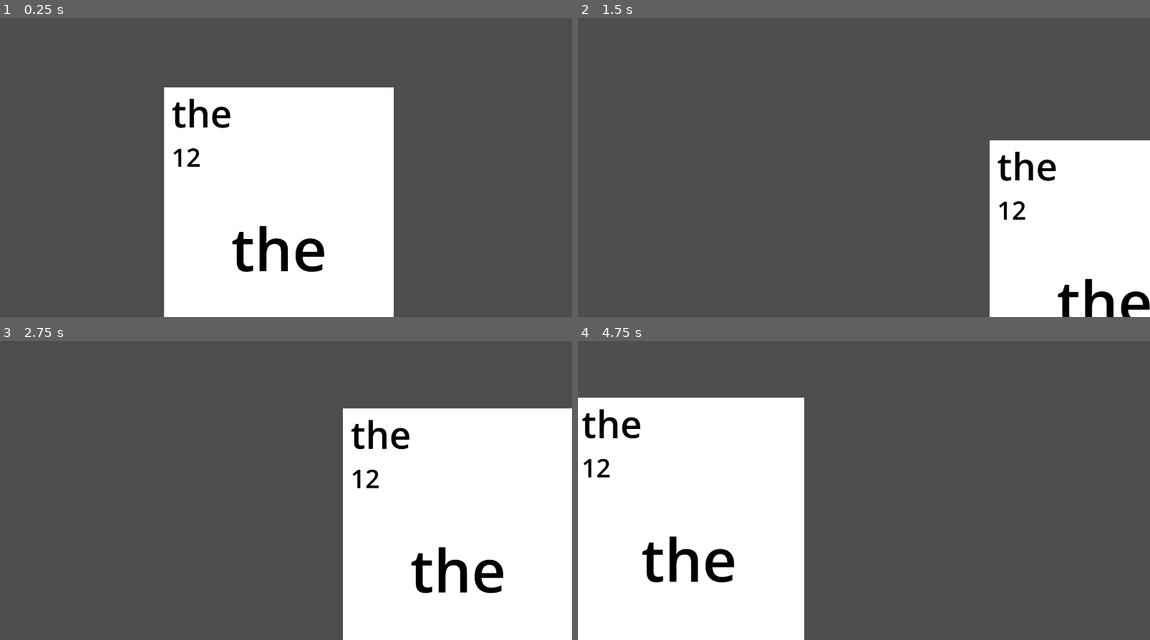
Above: before the commit, frames 1-4 (two rows, left to right).
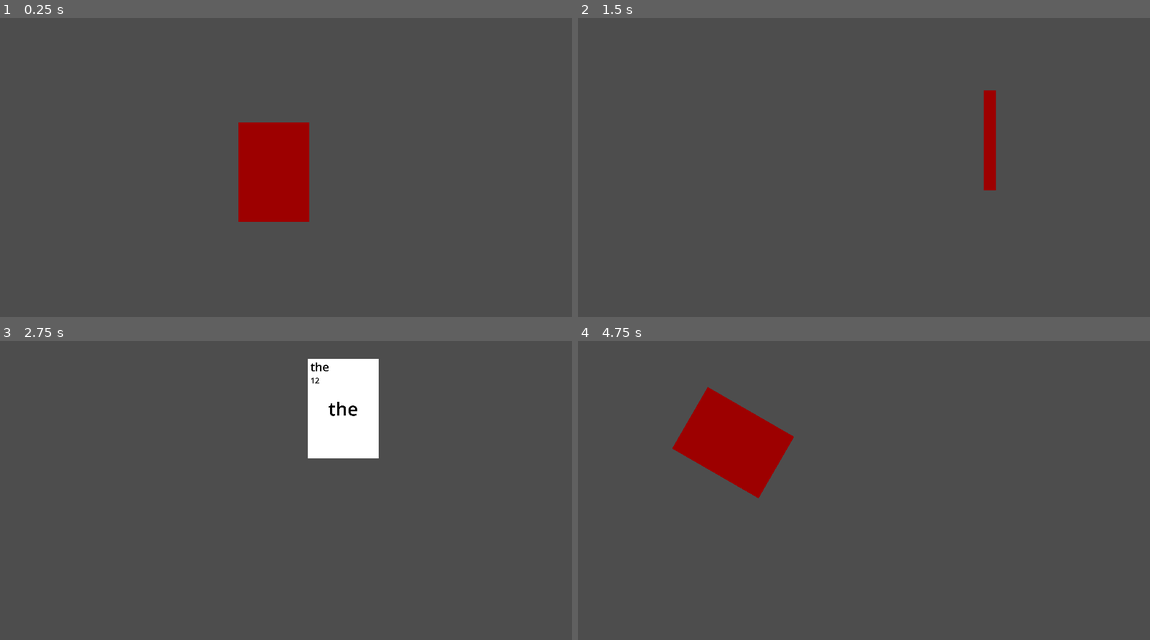
Above: after the commit, the same moments.

Repository: emrysshevek/word-smith
Game: Godot game, scene res://test.tscn
Same seed, same stepped clock (60 frames per second), same inputs: the game is played once before the commit and once after it.
Inputs (mouse positions are in pixels of both pictures, inside the frame that each line leads up to):
- Up to frame 1 (0.25 s): no input
- Up to frame 2 (1.5 s): tap Enter at 0.5 s; move the mouse to (989, 140) at 0.52 s; click (989, 140) at 0.6 s; right-click (989, 140) at 0.8 s; move the mouse to (749, 173) at 1.27 s; right-click (749, 173) at 1.35 s
- Up to frame 3 (2.75 s): click (171, 496) at 1.55 s; move the mouse to (343, 409) at 2.02 s; click (343, 409) at 2.1 s; right-click (343, 409) at 2.3 s
- Up to frame 4 (4.75 s): move the mouse to (835, 544) at 2.77 s; right-click (835, 544) at 2.85 s; click (835, 544) at 3.05 s; move the mouse to (1035, 526) at 3.52 s; click (1035, 526) at 3.6 s; right-click (1035, 526) at 3.8 s; move the mouse to (692, 430) at 4.27 s; right-click (692, 430) at 4.35 s; click (692, 430) at 4.55 s

The runs differ from the first frame. In frame 1, 31% of the frame differs, in the area x 28-69%, y 23-100%; in frame 2, 17%; in frame 3, 33%, in the area x 53-100%, y 5-100%; in frame 4, 32%.

Commit message:
good card starting point

Diff:
--- a/card/card.gd
+++ b/card/card.gd
@@ -1,13 +1,6 @@
 class_name Card
-extends Control
+extends Node2D
 
-@export_category("Nodes")
-@export var front: ColorRect
-@export var back: ColorRect
-@export var top_label: Label
-@export var center_label: Label
-@export var score_label: Label
-@export var ap: AnimationPlayer
 
 @export_category("Attributes")
 @export var value: String = "A":
@@ -28,27 +21,51 @@
 		return _is_faceup
 	set(val):
 		if bool(val) != is_faceup:
-			flip()
-@export var move_speed := 1000.0
+			flip.call_deferred()
+@export var move_speed := 2000.0
+@export var rot_speed: float = PI * 4
 
-var center: Vector2:
-	get:
-		return size / 2
+@export_category("Nodes")
+@export var front: Node
+@export var back: Node
+@export var top_label: Label
+@export var center_label: Label
+@export var score_label: Label
+
 
 func _ready() -> void:
 	_update_display()
 
 
 func flip() -> void:
-	#ap.play("flip")
-	pass
+	var starting_scale = scale
+	var tween1 = get_tree().create_tween()
+	tween1.tween_property(self, "scale", Vector2(0, starting_scale.y), .1)
+	tween1.finished.connect(
+		func():
+			_flip()
+			var tween2 = get_tree().create_tween()
+			tween2.tween_property(self, "scale", starting_scale, .1)
+	)
 
 func move_to(coordinates: Vector2) -> void:
 	var move_duration = global_position.distance_to(coordinates) / move_speed
+	var direction = global_position.direction_to(coordinates).rotated(PI/2)
+	if coordinates.y > global_position.y:
+		direction *= -1
+	var angle = (Vector2(1,-1) * direction).angle()
+	var rot_time_required = abs(angle) / rot_speed
+	var rot_duration = min(move_duration, rot_time_required)
+	var max_rotation = min(abs(rot_speed * rot_duration), PI/3)
+	var allowed_rotation = min(abs(angle), max_rotation)
+	angle = clamp(angle, -allowed_rotation, allowed_rotation)
+
 	var tween := get_tree().create_tween()
-	tween.set_ease(tween.EASE_OUT)
-	tween.set_trans(tween.TRANS_ELASTIC)
-	tween.tween_property(self, "global_position", coordinates, move_duration)
+	tween.set_parallel()
+	var move_tween = tween.tween_property(self, "global_position", coordinates, move_duration)
+	move_tween.set_ease(Tween.EASE_OUT).set_trans(Tween.TRANS_EXPO)
+	tween.tween_property(self, "rotation", -angle, rot_duration)
+	tween.tween_property(self, "rotation", 0, rot_duration).set_delay(move_duration * .5)
 
 
 func _flip() -> bool:
--- a/card/card.tscn
+++ b/card/card.tscn
@@ -2,40 +2,59 @@
 
 [ext_resource type="Script" uid="uid://d3jc8pnoer46h" path="res://card/card.gd" id="1_fjcud"]
 
-[node name="Card" type="Control" unique_id=2022182795 node_paths=PackedStringArray("front", "back", "top_label", "center_label", "score_label", "ap")]
-layout_mode = 3
-anchors_preset = 0
-offset_right = 771.429
-offset_bottom = 1080.0
-pivot_offset_ratio = Vector2(0.5, 0.5)
-size_flags_horizontal = 0
-size_flags_vertical = 0
+[sub_resource type="Gradient" id="Gradient_fjcud"]
+offsets = PackedFloat32Array(0)
+colors = PackedColorArray(1, 1, 1, 1)
+
+[sub_resource type="GradientTexture2D" id="GradientTexture2D_trrkg"]
+gradient = SubResource("Gradient_fjcud")
+width = 771
+height = 1080
+
+[sub_resource type="Gradient" id="Gradient_ply2h"]
+offsets = PackedFloat32Array(0)
+colors = PackedColorArray(0.6189329, 1.732707e-06, 3.85046e-07, 1)
+
+[sub_resource type="GradientTexture2D" id="GradientTexture2D_fdnr0"]
+gradient = SubResource("Gradient_ply2h")
+width = 771
+height = 1080
+
+[node name="Card" type="Node2D" unique_id=987663450 node_paths=PackedStringArray("front", "back", "top_label", "center_label", "score_label")]
 script = ExtResource("1_fjcud")
 front = NodePath("Front")
 back = NodePath("Back")
 top_label = NodePath("Front/MarginContainer/DisplayTop/ValueLabelTop")
-center_label = NodePath("Front/ValueLabelCenter")
+center_label = NodePath("Front/MarginContainer/ValueLabelCenter")
 score_label = NodePath("Front/MarginContainer/DisplayTop/ScoreLabel")
-ap = NodePath("")
-metadata/_edit_group_ = true
 
-[node name="Front" type="ColorRect" parent="." unique_id=1705845677]
-layout_mode = 1
+[node name="Front" type="Sprite2D" parent="." unique_id=452406505]
+texture = SubResource("GradientTexture2D_trrkg")
+
+[node name="MarginContainer" type="MarginContainer" parent="Front" unique_id=1785284012]
 anchors_preset = 15
 anchor_right = 1.0
 anchor_bottom = 1.0
+offset_left = -385.5
+offset_top = -540.0
+offset_right = -385.5
+offset_bottom = -540.0
 grow_horizontal = 2
 grow_vertical = 2
+theme_override_constants/margin_left = 30
+theme_override_constants/margin_right = 30
 
-[node name="MarginContainer" type="MarginContainer" parent="Front" unique_id=908269735]
-layout_mode = 0
-offset_right = 40.0
-offset_bottom = 40.0
-theme_override_constants/margin_left = 25
-theme_override_constants/margin_right = 25
+[node name="ValueLabelCenter" type="Label" parent="Front/MarginContainer" unique_id=1331348303]
+layout_mode = 2
+size_flags_horizontal = 4
+theme_override_colors/font_color = Color(0, 0, 0, 1)
+theme_override_font_sizes/font_size = 200
+text = "A"
 
 [node name="DisplayTop" type="VBoxContainer" parent="Front/MarginContainer" unique_id=1054020724]
 layout_mode = 2
+size_flags_horizontal = 0
+size_flags_vertical = 0
 
 [node name="ValueLabelTop" type="Label" parent="Front/MarginContainer/DisplayTop" unique_id=1165492131]
 layout_mode = 2
@@ -49,29 +68,6 @@
 theme_override_font_sizes/font_size = 85
 text = "1"
 
-[node name="ValueLabelCenter" type="Label" parent="Front" unique_id=1331348303]
-layout_mode = 1
-anchors_preset = 8
-anchor_left = 0.5
-anchor_top = 0.5
-anchor_right = 0.5
-anchor_bottom = 0.5
-offset_left = -20.0
-offset_top = -11.5
-offset_right = 20.0
-offset_bottom = 11.5
-grow_horizontal = 2
-grow_vertical = 2
-theme_override_colors/font_color = Color(0, 0, 0, 1)
-theme_override_font_sizes/font_size = 200
-text = "A"
-
-[node name="Back" type="ColorRect" parent="." unique_id=2064882146]
+[node name="Back" type="Sprite2D" parent="." unique_id=148918047]
 visible = false
-layout_mode = 1
-anchors_preset = 15
-anchor_right = 1.0
-anchor_bottom = 1.0
-grow_horizontal = 2
-grow_vertical = 2
-color = Color(0.36879843, 0.009096186, 2.4065375e-08, 1)
+texture = SubResource("GradientTexture2D_fdnr0")
--- a/project.godot
+++ b/project.godot
@@ -20,6 +20,7 @@
 window/size/viewport_width=1920
 window/size/viewport_height=1080
 window/size/mode=2
+window/size/initial_position_type=3
 
 [input]
 
--- a/test.tscn
+++ b/test.tscn
@@ -7,13 +7,8 @@
 script = ExtResource("1_8uh7m")
 
 [node name="Card" parent="." unique_id=2022182795 instance=ExtResource("2_6uqi0")]
-offset_left = 551.0
-offset_top = 308.0
-offset_right = 1322.429
-offset_bottom = 1388.0
+position = Vector2(919, 593)
+scale = Vector2(0.31, 0.31)
 value = "the"
 score = 12
 is_faceup = false
-
-[connection signal="mouse_entered" from="Card" to="." method="_on_card_mouse_entered"]
-[connection signal="mouse_exited" from="Card" to="." method="_on_card_mouse_exited"]
